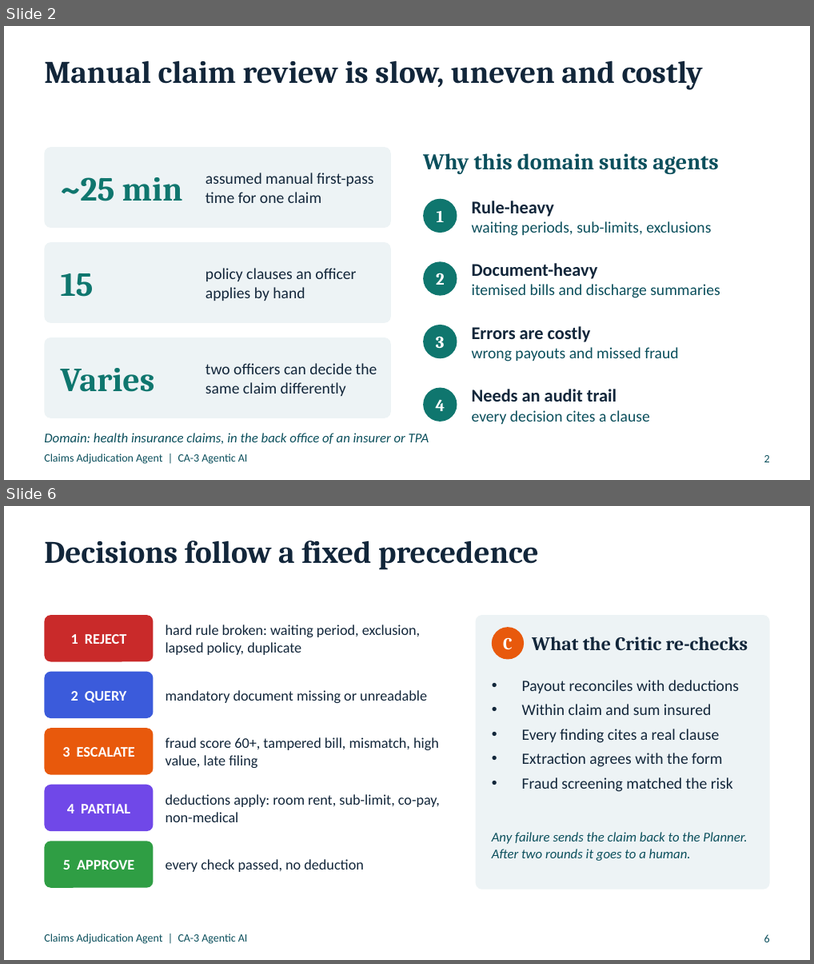
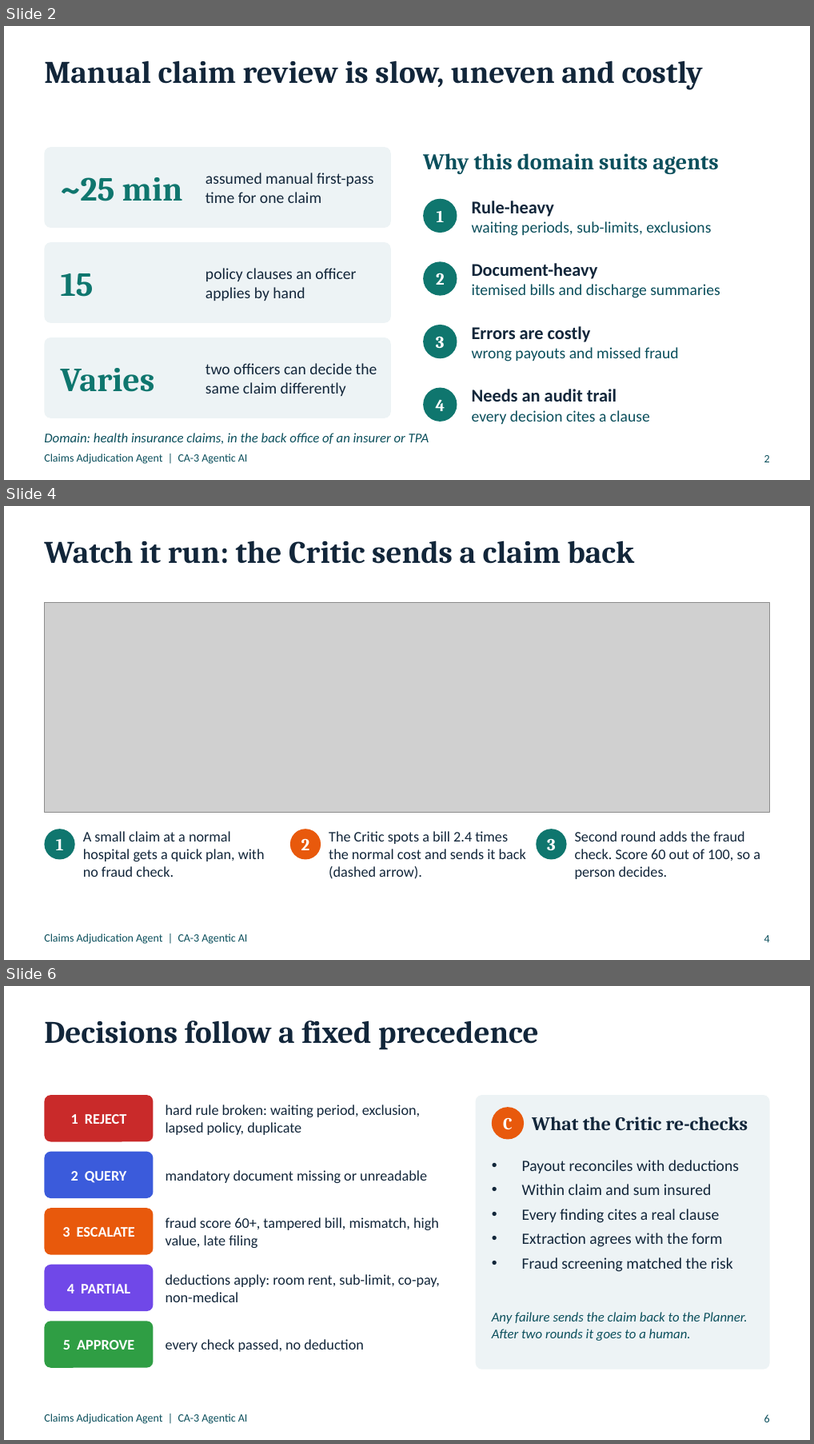
Before and after one commit to HarshSalunkhe2005/ClaimsDesk, a slide deck: docs/ClaimsAgent_CA3.pptx. Shown one above the other, each under a label of ours: slides 2 and 6 before the commit, slides 2, 4 and 6 after it; the slides between them are not shown. The pictures are 814x964 and 814x1444 pixels, drawn with LibreOffice and Linux fonts; fonts in the diff are those of the drawing; grey boxes stand for pictures. Boxes give left, top, right and bottom in pixels: in the first picture for what was removed or moved away, otherwise in the second. Text is boxed around its words. In the diff, an @@ line names an element or a change of style, - is before the commit and + after.

Commit message:
Deck v2: group members, live-app screenshots, tighter five-minute flow

```diff
--- a/docs/ClaimsAgent_CA3.pptx
+++ b/docs/ClaimsAgent_CA3.pptx
@@ slide 4 added at <box>4,506,810,960</box>, background #FFFFFF; not listed: 1 template element that a slide beside it also shows @@
@@ title added at <box>44,540,634,564</box>, 28 pt, text #12263A, bold @@
+Watch it run: the Critic sends a claim back
@@ picture added at <box>44,603,770,812</box> @@
@@ ellipse added at <box>44,828,75,860</box>, fill #0F766E @@
@@ text added at <box>56,839,64,850</box>, 15 pt, text #FFFFFF, bold @@
+1
@@ text added at <box>83,831,265,876</box>, 13 pt, text #12263A @@
+A small claim at a normal hospital gets a quick plan, with no fraud check.
@@ ellipse added at <box>290,828,321,860</box>, fill #E8590C @@
@@ text added at <box>302,838,310,850</box>, 15 pt, text #FFFFFF, bold @@
+2
@@ text added at <box>329,831,526,879</box>, 13 pt, text #12263A @@
+The Critic spots a bill 2.4 times the normal cost and sends it back (dashed arrow).
@@ ellipse added at <box>536,828,567,860</box>, fill #0F766E @@
@@ text added at <box>547,838,556,850</box>, 15 pt, text #FFFFFF, bold @@
+3
@@ text added at <box>575,831,761,879</box>, 13 pt, text #12263A @@
+Second round adds the fraud check. Score 60 out of 100, so a person decides.
@@ page number added at <box>765,935,770,942</box>, 10 pt, text #0B4F5C @@
+4
```
Also in this commit, not shown: 4 slides changed, 2 other slides added, 3 slides removed, 3 other files.
